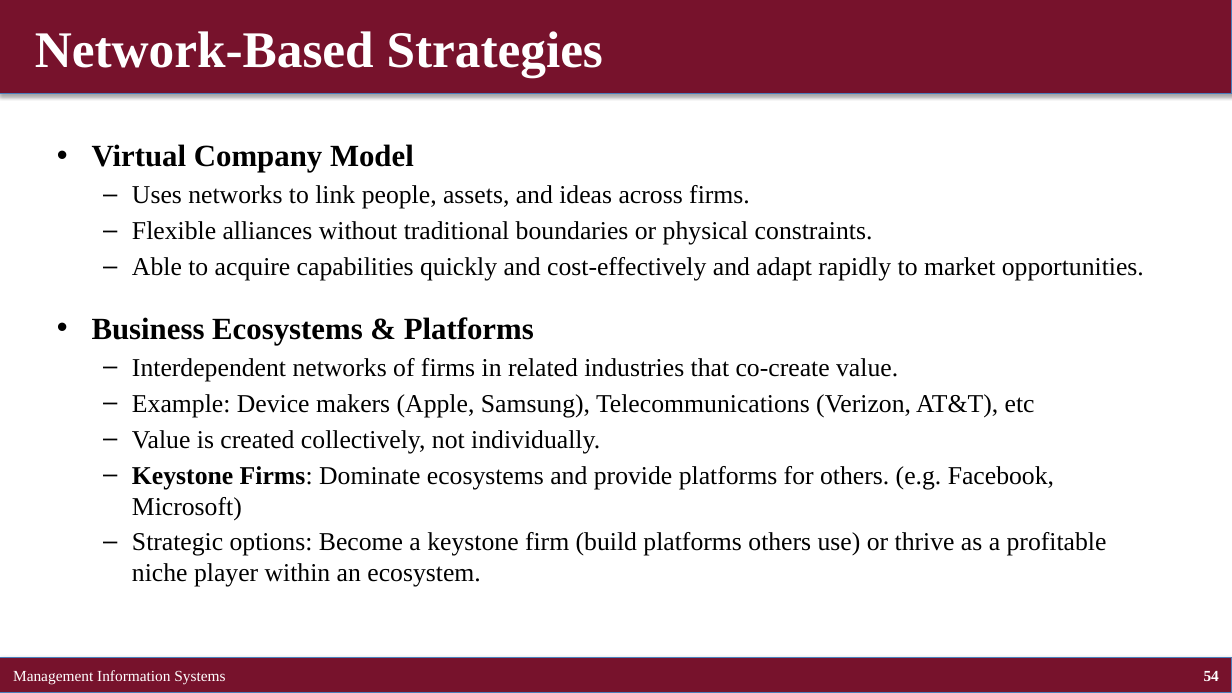
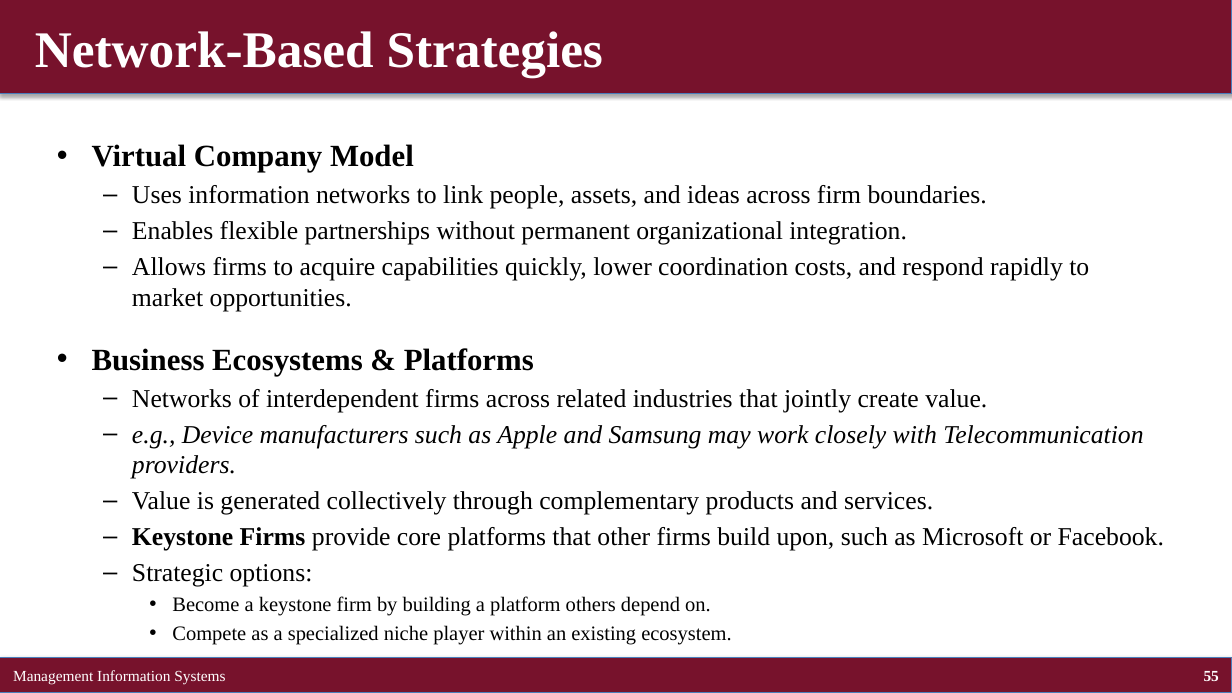
Before and after one commit to brianhwpark/brianhwpark.github.io, a slide deck: slide 55 of files/teaching-resources/concordiacollege-busn-315/busn-315-lecture-note/busn315-ch03.pptx (slide 54 before the commit). Drawn at 1232x693 pixels with LibreOffice and Linux fonts; fonts in the diff are those of the drawing. Boxes give left, top, right and bottom in pixels: in the first picture for what was removed or moved away, otherwise in the second. Text is boxed around its words. In the diff, an @@ line names an element or a change of style, - is before the commit and + after.

```diff
--- a/files/teaching-resources/concordiacollege-busn-315/busn-315-lecture-note/busn315-ch03.pptx
+++ b/files/teaching-resources/concordiacollege-busn-315/busn-315-lecture-note/busn315-ch03.pptx
@@ text at (x1=132, y1=185, x2=1089, y2=312): text changed @@
-  – Uses networks to link people, assets, and ideas across firms.
-  – Flexible alliances without traditional boundaries or physical constraints.
-  – Able to acquire capabilities quickly and cost-effectively and adapt rapidly to market opportunities.
+  – Uses information networks to link people, assets, and ideas across firm boundaries.
+  – Enables flexible partnerships without permanent organizational integration.
+  – Allows firms to acquire capabilities quickly, lower coordination costs, and respond rapidly to market opportunities.
@@ text at (x1=132, y1=389, x2=1164, y2=645): text changed @@
-  – Interdependent networks of firms in related industries that co-create value.
-  – Example: Device makers (Apple, Samsung), Telecommunications (Verizon, AT&T), etc
-  – Value is created collectively, not individually.
-  – Keystone Firms: Dominate ecosystems and provide platforms for others. (e.g. Facebook, Microsoft)
-  – Strategic options: Become a keystone firm (build platforms others use) or thrive as a profitable niche player within an ecosystem.
+  – Networks of interdependent firms across related industries that jointly create value.
+  – e.g., Device manufacturers such as Apple and Samsung may work closely with Telecommunication providers.
+  – Value is generated collectively through complementary products and services.
+  – Keystone Firms provide core platforms that other firms build upon, such as Microsoft or Facebook.
+  – Strategic options:
+    • Become a keystone firm by building a platform others depend on.
+    • Compete as a specialized niche player within an existing ecosystem.
@@ page number at (x1=1204, y1=671, x2=1219, y2=681): text changed @@
-54
+55
```
Also in this commit, not shown: 46 other slides changed, 5 slides added, 5 slides removed, 8 other files.
